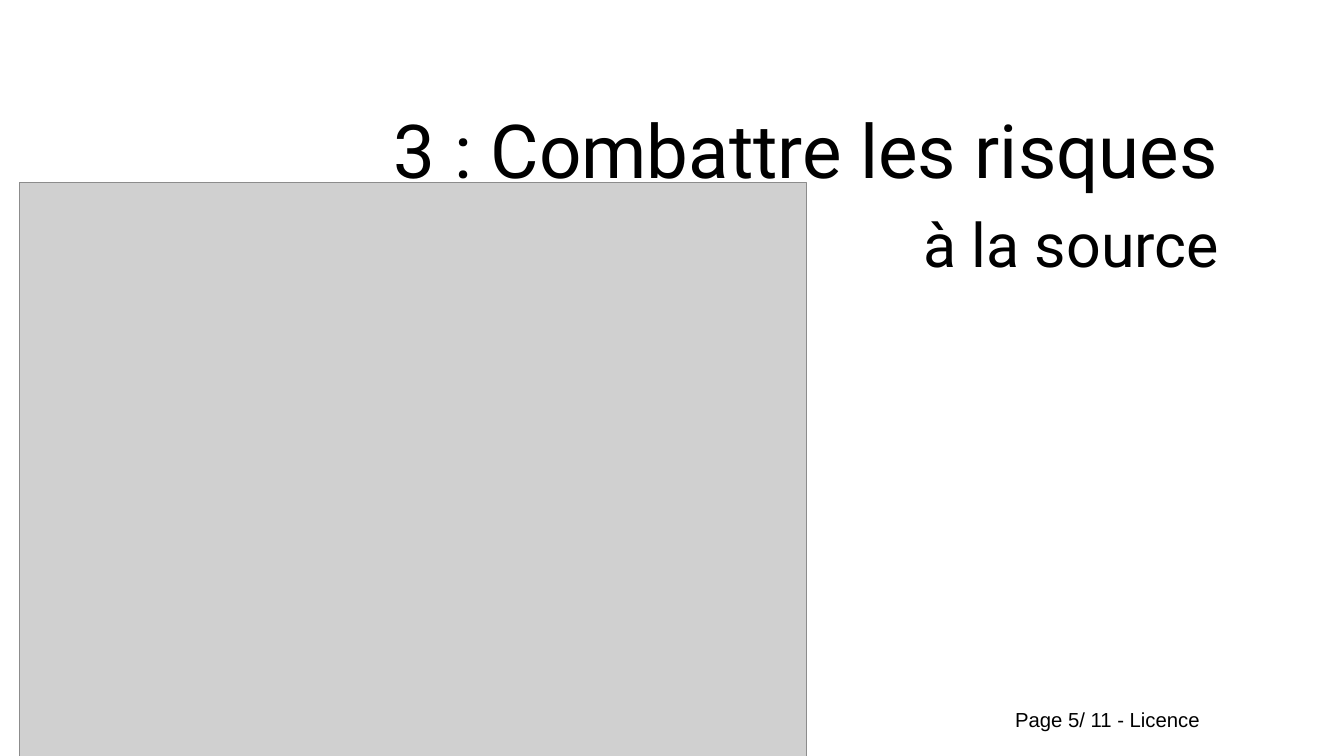
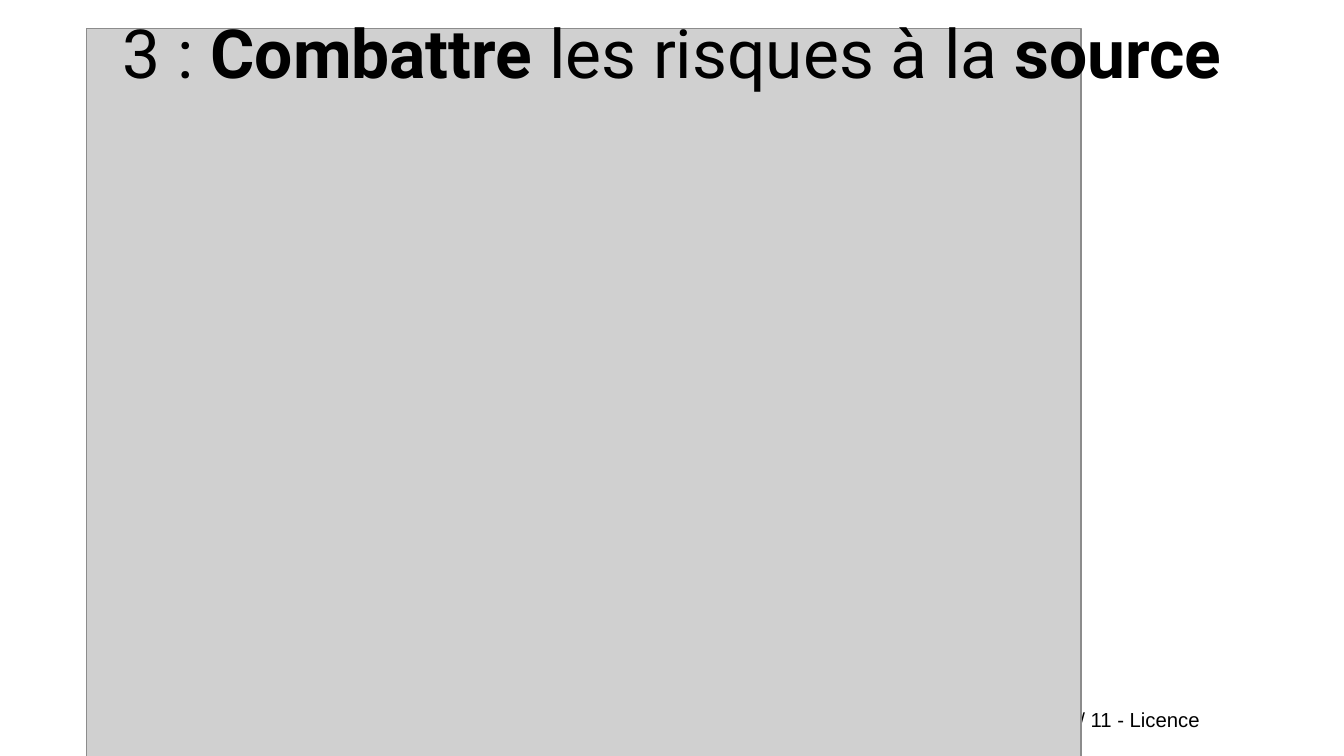
Before and after one commit to Evarisk/bibliotheque-media-risque, a slide deck: slide 5 of causerie/prevention/9_principes_prevention/causerie_9_principes_prevention.odp. Drawn at 1344x756 pixels with LibreOffice and Linux fonts; fonts in the diff are those of the drawing; grey boxes stand for pictures; background and template pictures are left out. Boxes give left, top, right and bottom in pixels: in the first picture for what was removed or moved away, otherwise in the second. Text is boxed around its words. In the diff, an @@ line names an element or a change of style, - is before the commit and + after.

```diff
--- a/causerie/prevention/9_principes_prevention/causerie_9_principes_prevention.odp
+++ b/causerie/prevention/9_principes_prevention/causerie_9_principes_prevention.odp
@@ title "3 : Combattre les risques ...": place and size @@
-title "3 : Combattre les risques ..." at [394, 122, 1219, 268]
+title "3 : Combattre les risques ..." at [122, 16, 1221, 95]
@@ title "3 : Combattre les risques ..." at [122, 16, 1221, 95]: size 44 to 40 pt in "3 : Combattre les risques"; size 36 to 40 pt in "à la source"; bold on in "Combattre source"; alignment right to centre @@
@@ picture: place and size @@
-picture at [20, 183, 807, 756]
+picture at [87, 29, 1082, 756]
```
Also in this commit, not shown: 9 other slides changed, 1 slide added, 1 slide removed.
